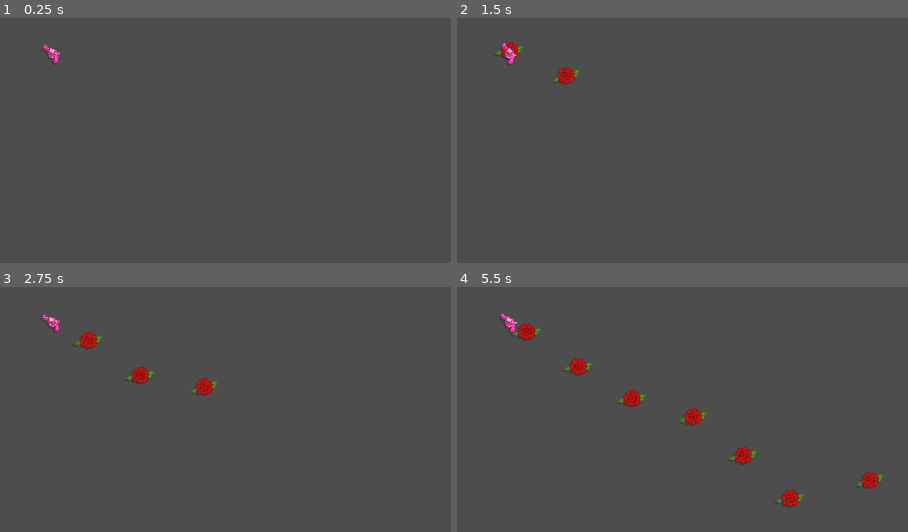
Above: before the commit, frames 1-4 (two rows, left to right).
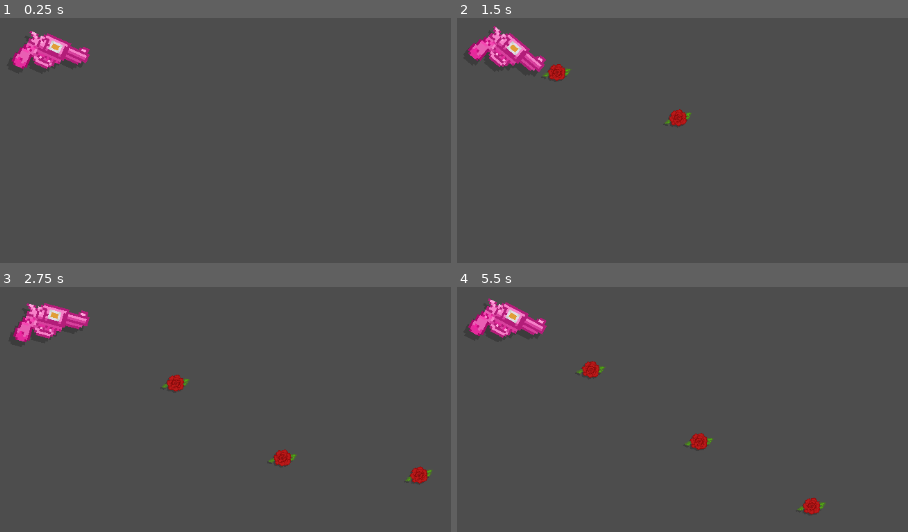
Above: after the commit, the same moments.

Repository: kazziecore/flower-shooter-game
Game: Godot game, scene res://gun.tscn
The game is run twice, just before and just after one commit, with the same random seed, the same clock (stepped at 60 frames per second) and the same inputs. This scene is started directly instead of the project's main scene.
Inputs (mouse positions are in pixels of both pictures, inside the frame that each line leads up to):
- Up to frame 1 (0.25 s): no input
- Up to frame 2 (1.5 s): move the mouse to (outside the picture) at 0.52 s; click (outside the picture) at 0.6 s; move the mouse to (outside the picture) at 1.27 s; click (outside the picture) at 1.35 s
- Up to frame 3 (2.75 s): move the mouse to (outside the picture) at 2.02 s; click (outside the picture) at 2.1 s
- Up to frame 4 (5.5 s): move the mouse to (470, 397) at 2.77 s; click (470, 397) at 2.85 s; move the mouse to (750, 375) at 3.52 s; click (750, 375) at 3.6 s; move the mouse to (outside the picture) at 4.27 s; click (outside the picture) at 4.35 s; move the mouse to (547, 306) at 5.02 s; click (547, 306) at 5.1 s

The runs differ from the first frame. In frame 1, 1.5% of the frame differs, in the area x 2-20%, y 5-21%; in frame 2, 2.1%; in frame 3, 3.0%; in frame 4, 3.8%, in the area x 2-95%, y 4-94%.

Commit message:
speed adjustment

Diff:
--- a/flower-shooter-game/bullet.gd
+++ b/flower-shooter-game/bullet.gd
@@ -4,7 +4,7 @@
 @onready var AnimPlayer: AnimationPlayer = $AnimationPlayer
 @onready var RayCast: RayCast2D = $RayCast2D
 
-var speed: float = 120.0
+@export var speed = 120.0
 
 func _physics_process(delta: float) -> void:
 	global_position += Vector2(1, 0).rotated(rotation) * speed * delta
--- a/flower-shooter-game/bullet.tscn
+++ b/flower-shooter-game/bullet.tscn
@@ -2,6 +2,33 @@
 
 [ext_resource type="Texture2D" uid="uid://bpemaxnmlifxg" path="res://Flower Bullets-export.png" id="1_v7oki"]
 [ext_resource type="Script" uid="uid://4r6gohxcwdbi" path="res://bullet.gd" id="2_v8qja"]
+
+[sub_resource type="Animation" id="Animation_t4vbm"]
+length = 0.001
+tracks/0/type = "value"
+tracks/0/imported = false
+tracks/0/enabled = true
+tracks/0/path = NodePath(".:scale")
+tracks/0/interp = 1
+tracks/0/loop_wrap = true
+tracks/0/keys = {
+"times": PackedFloat32Array(0),
+"transitions": PackedFloat32Array(1),
+"update": 0,
+"values": [Vector2(1e-05, 1e-05)]
+}
+tracks/1/type = "value"
+tracks/1/imported = false
+tracks/1/enabled = true
+tracks/1/path = NodePath(".:modulate")
+tracks/1/interp = 1
+tracks/1/loop_wrap = true
+tracks/1/keys = {
+"times": PackedFloat32Array(0),
+"transitions": PackedFloat32Array(1),
+"update": 0,
+"values": [Color(1, 1, 1, 0)]
+}
 
 [sub_resource type="Animation" id="Animation_v8qja"]
 resource_name = "appear"
@@ -29,33 +56,6 @@
 "transitions": PackedFloat32Array(1, 1),
 "update": 0,
 "values": [Color(1, 1, 1, 0), Color(1, 1, 1, 1)]
-}
-
-[sub_resource type="Animation" id="Animation_t4vbm"]
-length = 0.001
-tracks/0/type = "value"
-tracks/0/imported = false
-tracks/0/enabled = true
-tracks/0/path = NodePath(".:scale")
-tracks/0/interp = 1
-tracks/0/loop_wrap = true
-tracks/0/keys = {
-"times": PackedFloat32Array(0),
-"transitions": PackedFloat32Array(1),
-"update": 0,
-"values": [Vector2(1e-05, 1e-05)]
-}
-tracks/1/type = "value"
-tracks/1/imported = false
-tracks/1/enabled = true
-tracks/1/path = NodePath(".:modulate")
-tracks/1/interp = 1
-tracks/1/loop_wrap = true
-tracks/1/keys = {
-"times": PackedFloat32Array(0),
-"transitions": PackedFloat32Array(1),
-"update": 0,
-"values": [Color(1, 1, 1, 0)]
 }
 
 [sub_resource type="Animation" id="Animation_2b2rl"]
--- a/flower-shooter-game/gun.gd
+++ b/flower-shooter-game/gun.gd
@@ -27,7 +27,7 @@
 	var new_bullet = bullet_scene.instantiate()
 	new_bullet.global_position = ShootPos.global_position
 	new_bullet.global_rotation = ShootPos.global_rotation
-	new_bullet.speed = 120.0
+	new_bullet.speed = 250
 	get_parent().add_child(new_bullet)
 
 func _on_shoot_timer_timeout() -> void:
--- a/flower-shooter-game/gun.tscn
+++ b/flower-shooter-game/gun.tscn
@@ -11,16 +11,19 @@
 
 [node name="Sprite2D" type="Sprite2D" parent="RotationOffset"]
 texture_filter = 1
+scale = Vector2(3.425, 3.425)
 texture = ExtResource("1_vk1bi")
+flip_h = true
 
 [node name="Shadow" type="Sprite2D" parent="RotationOffset/Sprite2D"]
 modulate = Color(0, 0, 0, 0.215686)
 z_index = -1
 texture_filter = 1
 texture = ExtResource("1_vk1bi")
+flip_h = true
 
 [node name="shoot_pos" type="Marker2D" parent="RotationOffset/Sprite2D"]
-position = Vector2(-15, -4)
+position = Vector2(13.035, -4)
 
 [node name="ShootTimer" type="Timer" parent="."]
 one_shot = true
